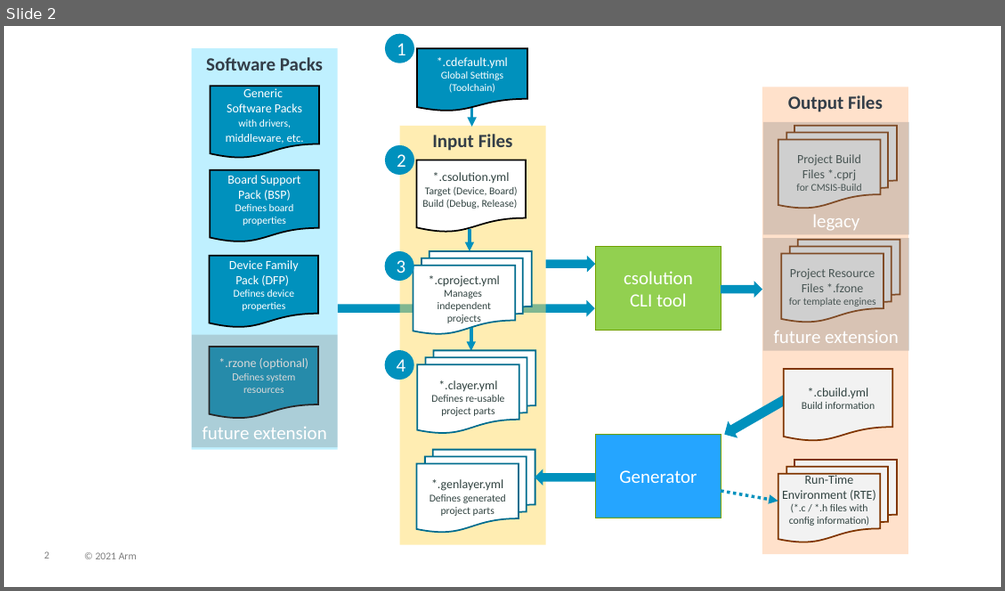
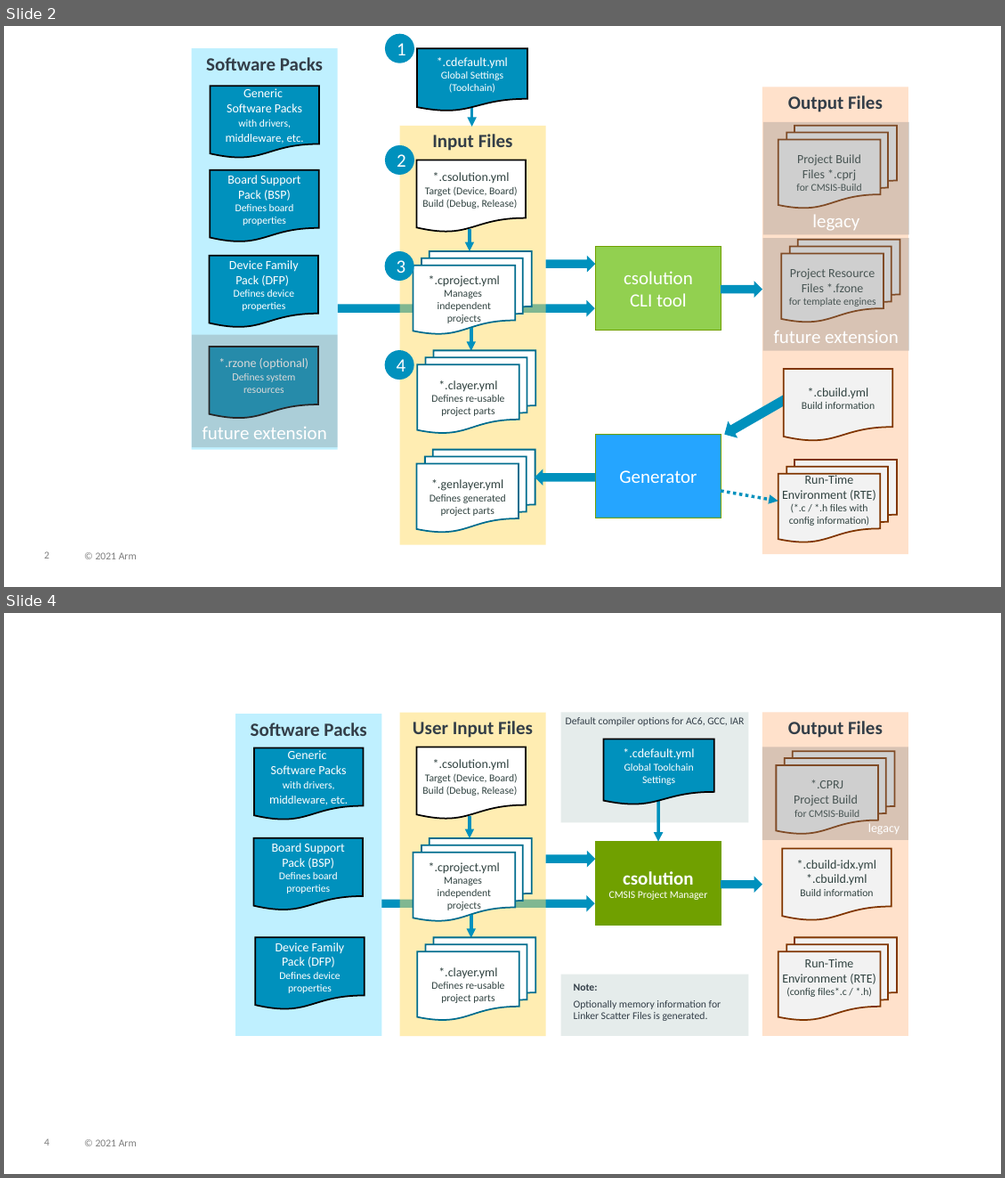
Before and after one commit to Open-CMSIS-Pack/devtools, a slide deck: tools/projmgr/docs/Manual/images/overview.pptx. Shown one above the other, each under a label of ours: slide 2 before the commit, slides 2 and 4 after it; the slides between them are not shown. The pictures are 1005x591 and 1005x1178 pixels, drawn with LibreOffice and Linux fonts; fonts in the diff are those of the drawing. Boxes give left, top, right and bottom in pixels: in the first picture for what was removed or moved away, otherwise in the second. Text is boxed around its words. In the diff, an @@ line names an element or a change of style, - is before the commit and + after.

Commit message:
Updated documentation to reflect CMSIS-Toolbox 1.5.0 release (#787)

```diff
--- a/tools/projmgr/docs/Manual/images/overview.pptx
+++ b/tools/projmgr/docs/Manual/images/overview.pptx
@@ slide 4 added at box(4, 613, 1001, 1174), background #FFFFFF; not listed: 2 template elements that a slide beside it also shows @@
@@ rectangle added at box(235, 714, 381, 1037), fill #BFF0FF, 18 pt, text #333E48, bold @@
+Software Packs
@@ rectangle added at box(399, 713, 545, 1037), fill #FFDD66 at 50% opacity, 18 pt, text #333E48, bold @@
+User Input Files
@@ rectangle added at box(561, 713, 749, 823), fill #E5ECEB, 10 pt, text #333E48 @@
+Default compiler options for AC6, GCC, IAR
@@ rectangle added at box(762, 713, 908, 1037), fill #FFC499 at 50% opacity, 18 pt, text #333E48, bold @@
+Output Files
@@ flow chart document added at box(604, 739, 714, 805), fill #0091BD, outline #000000 1.5 pt, 10 pt, text #FFFFFF @@
+*.cdefault.yml
+Global Toolchain Settings
@@ flow chart document added at box(254, 747, 364, 820), fill #0091BD, outline #000000 1.5 pt, 12 pt, text #FFFFFF @@
+Generic
+Software Packs
+with drivers, middleware, etc.
@@ flow chart document added at box(417, 747, 526, 819), fill #FFFFFF, outline #000000 1.5 pt, 10 pt, text #314341 @@
+*.csolution.yml
+Target (Device, Board) Build (Debug, Release)
@@ rectangle added at box(762, 747, 908, 840), fill #808080 at 30% opacity, 12 pt, text #FFFFFF @@
+legacy
@@ flow chart multidocument added at box(777, 751, 896, 835), fill #F2F2F2, outline #803600 1.5 pt, 12 pt, text #314341 @@
+*.CPRJ
+Project Build
+for CMSIS-Build
@@ arrow added from (658, 796) to (658, 842), #0091BD 3 pt @@
@@ arrow added from (469, 816) to (469, 838), #0091BD 3 pt @@
@@ flow chart document added at box(254, 838, 363, 910), fill #0091BD, outline #000000 1.5 pt, 10 pt, text #FFFFFF @@
+Board Support Pack (BSP)
+Defines board
+properties
@@ flow chart multidocument added at box(413, 838, 532, 921), fill #FFFFFF, outline #006D8E 1.5 pt, 10 pt, text #314341 @@
+*.cproject.yml
+Manages
+independent
+projects
@@ right arrow added at box(546, 851, 596, 868), fill #0091BD @@
@@ rectangle added at box(596, 842, 721, 925), fill #70A000, outline #70A000 1 pt, 10 pt, text #FFFFFF @@
+csolution
+CMSIS Project Manager
@@ flow chart document added at box(783, 849, 891, 921), fill #F2F2F2, outline #803600 1.5 pt, 12 pt, text #314341 @@
+*.cbuild-idx.yml
+*.cbuild.yml
+Build information
@@ right arrow added at box(721, 876, 763, 892), fill #0091BD @@
@@ right arrow added at box(338, 895, 595, 911), fill #0091BD @@
@@ arrow added from (471, 915) to (471, 938), #0091BD 3 pt @@
@@ flow chart document added at box(255, 938, 364, 1010), fill #0091BD, outline #000000 1.5 pt, 10 pt, text #FFFFFF @@
+Device Family Pack (DFP)
+Defines device
+properties
@@ flow chart multidocument added at box(418, 938, 536, 1021), fill #FFFFFF, outline #006D8E 1.5 pt, 10 pt, text #314341 @@
+*.clayer.yml
+Defines re-usable project parts
@@ flow chart multidocument added at box(778, 938, 897, 1021), fill #F2F2F2, outline #803600 1.5 pt, 12 pt, text #314341 @@
+Run-Time Environment (RTE)
+(config files*.c / *.h)
@@ rectangle added at box(561, 974, 749, 1036), fill #E5ECEB @@
@@ text added at box(574, 983, 720, 1021), 10 pt, text #333E48 @@
+Note:
+Optionally memory information for Linker Scatter Files is generated.
```
Also in this commit, not shown: 2 other slides added, 5 other files.
